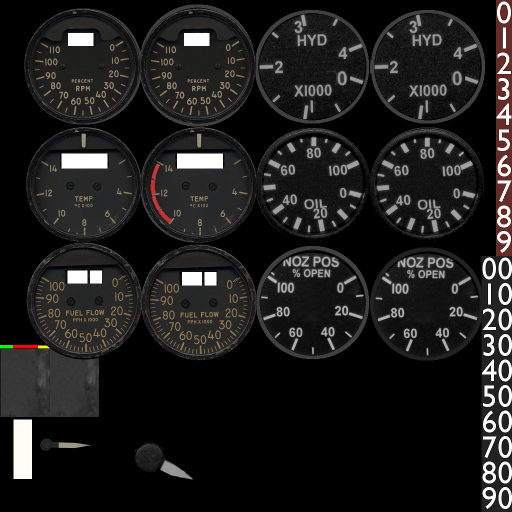
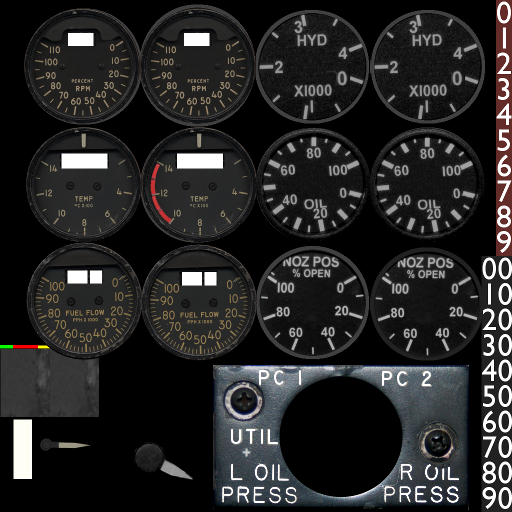
Layer changes from the first 512px x 512px image to the second:
added layer "Pasted Layer #5" above "Layer #1" over bbox(213, 365, 469, 510)
